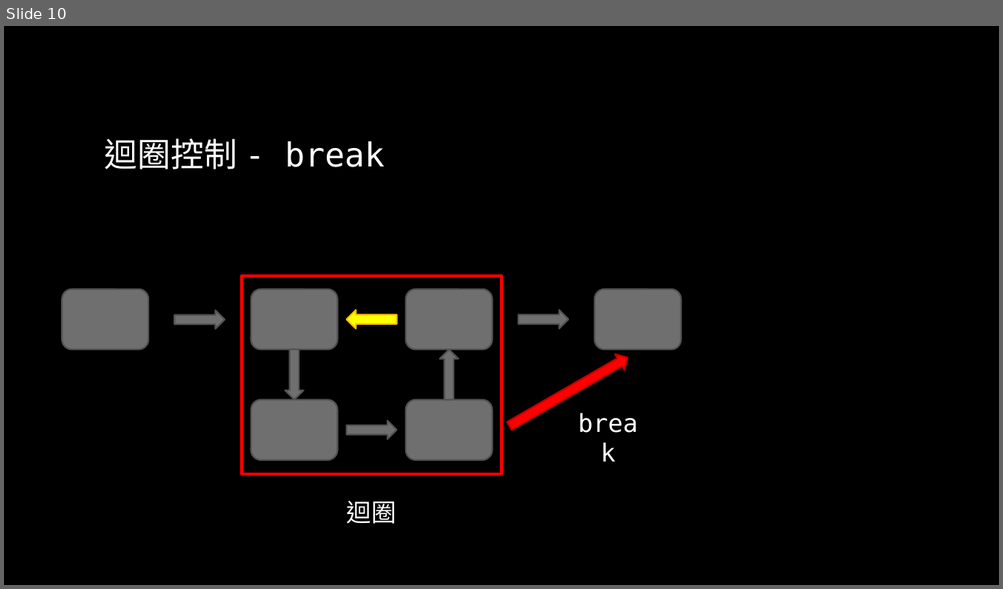
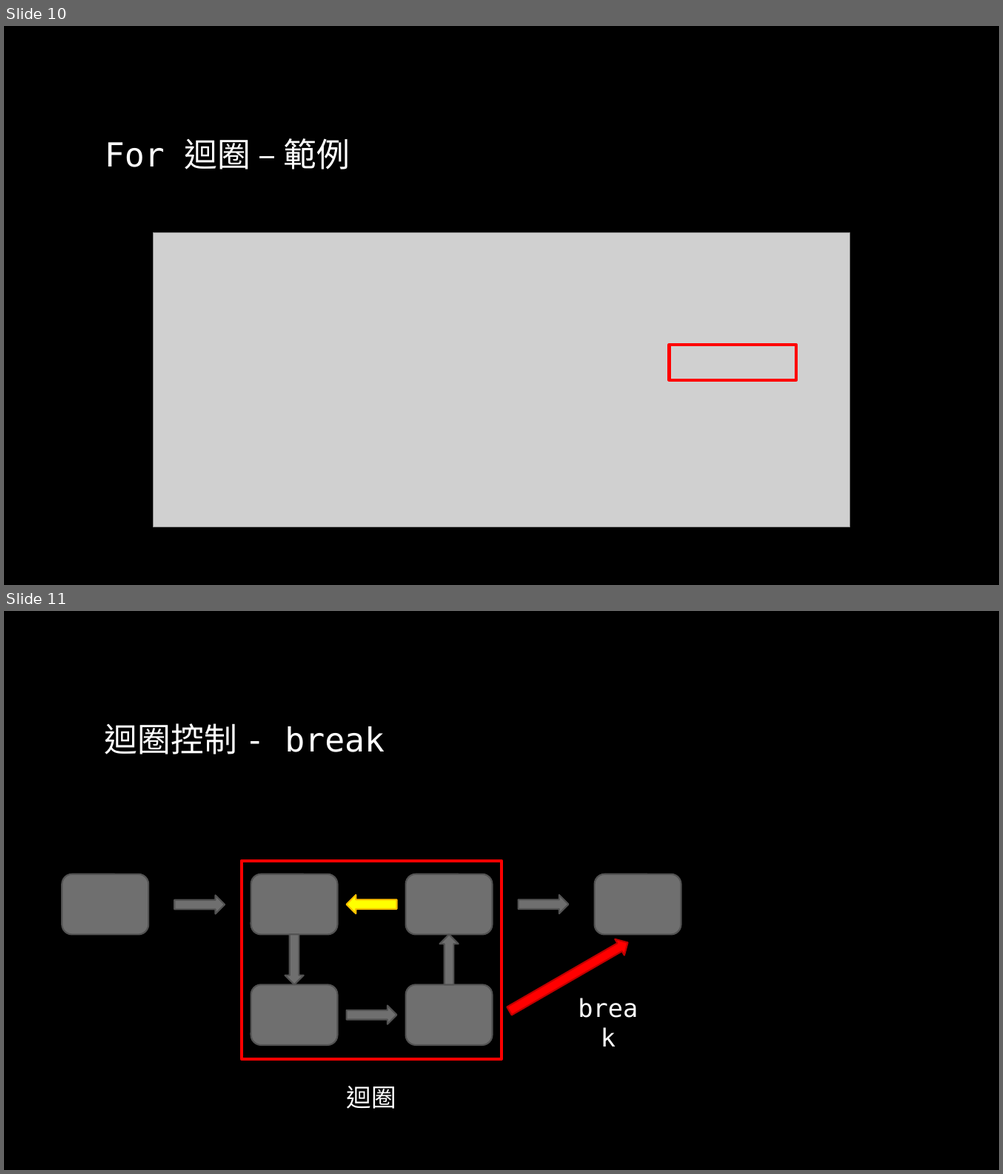
Before and after one commit to liuutin9/2023_summer_camp, a slide deck: 電機_C_Day_2.pptx. Shown one above the other, each under a label of ours: slide 10 before the commit, slides 10 and 11 after it. The pictures are 1003x589 and 1003x1174 pixels, drawn with LibreOffice and Linux fonts; fonts in the diff are those of the drawing; grey boxes stand for pictures; background and template pictures are left out. Boxes give left, top, right and bottom in pixels: in the first picture for what was removed or moved away, otherwise in the second. Text is boxed around its words. In the diff, an @@ line names an element or a change of style, - is before the commit and + after.

```diff
--- a/電機_C_Day_2.pptx
+++ b/電機_C_Day_2.pptx
@@ slide 10 added at (x1=4, y1=26, x2=999, y2=585), background picture (left out) @@
@@ title added at (x1=105, y1=138, x2=350, y2=170), 32 pt, text gradient #FFFFFF to #A6A6A6 @@
+For 迴圈 – 範例
@@ picture added at (x1=153, y1=233, x2=849, y2=528) @@
@@ rectangle added at (x1=669, y1=345, x2=796, y2=380), outline #FF0000 3 pt @@
@@ what was slide 10 is now slide 11 @@
```
Also in this commit, not shown: 3 slides changed.
